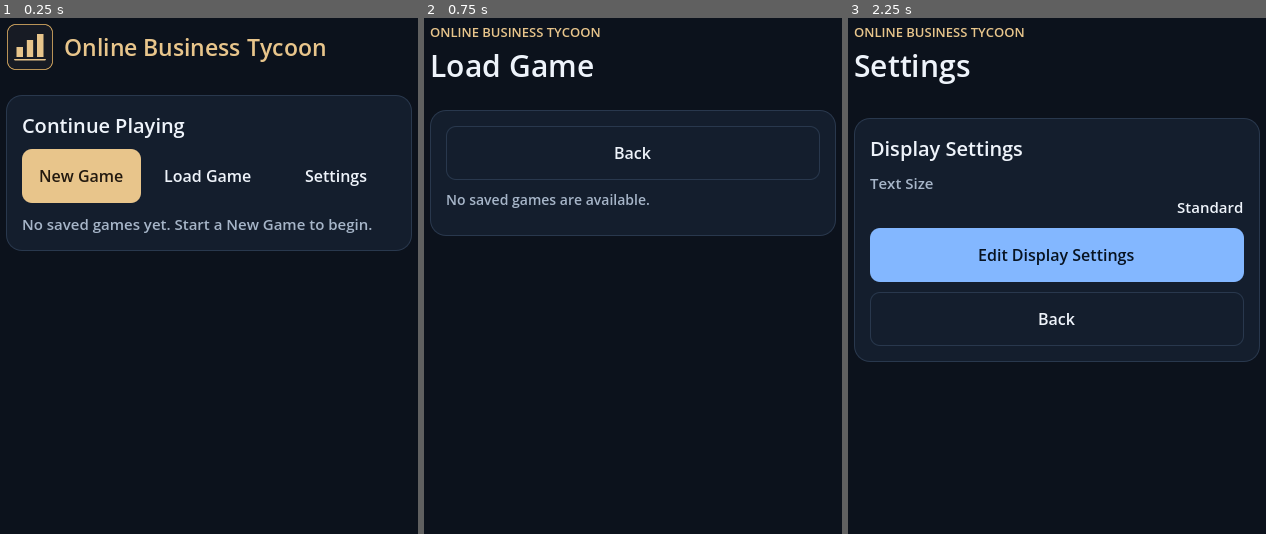
Above: before the commit, frames 1-3 (left to right).
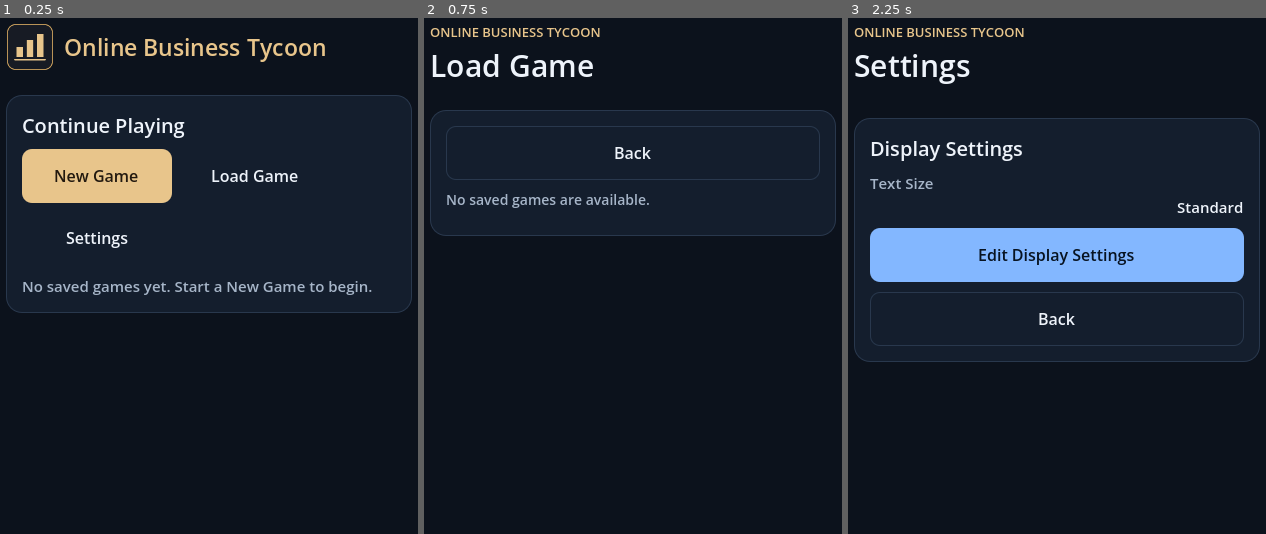
Above: after the commit, the same moments.

Repository: UphyRaop/online-business-tycoon
Game: Godot game, scene res://main.tscn
The game is run twice, just before and just after one commit, with the same random seed, the same clock (stepped at 60 frames per second) and the same inputs.
Inputs:
- Up to frame 1 (0.25 s): no input
- Up to frame 2 (0.75 s): click "Load Game" at 0.5 s
- Up to frame 3 (2.25 s): click "Back" at 1.25 s; click "Settings" at 2 s

The runs differ from the first frame. In frame 1, 3.9% of the frame differs, in the area x 1-99%, y 25-58%; in frame 2, nothing differs; in frame 3, nothing differs.

Commit message:
Keep menu actions compact on wide screens

Diff:
--- a/main.gd
+++ b/main.gd
@@ -805,11 +805,19 @@
 
 func company_selection() -> void:
 	var view := wide_card("")
-	var actions := row(view)
+	var actions := FlowContainer.new()
+	actions.name = "CompanySelectionActions"
+	actions.add_theme_constant_override("h_separation", 8)
+	actions.add_theme_constant_override("v_separation", 8)
+	view.add_child(actions)
 	var start_action := action(actions, "Start a New Company", func(): show_screen("Setup"), true)
 	start_action.name = "StartAnotherCompany"
+	start_action.size_flags_horizontal = Control.SIZE_SHRINK_CENTER
+	start_action.custom_minimum_size.x = 184
 	var back_action := action(actions, "Back to Title", func(): show_screen("Title"))
 	back_action.name = "BackToTitle"
+	back_action.size_flags_horizontal = Control.SIZE_SHRINK_CENTER
+	back_action.custom_minimum_size.x = 160
 	var owned: Array[Dictionary] = CEOProfile.owned_companies(ceo_profile)
 	if owned.is_empty():
 		view.add_child(label("You do not currently own a company.", 15, Style.MUTED))
--- a/menu_view.gd
+++ b/menu_view.gd
@@ -25,10 +25,15 @@
 
 static func title(app: Control) -> void:
 	var play: VBoxContainer = app.wide_card("Continue Playing")
-	var actions: HBoxContainer = app.row(play)
-	app.action(actions, "New Game", app.start_new_game, true)
-	app.action(actions, "Load Game", app.open_screen.bind("Load"))
-	app.action(actions, "Settings", app.open_screen.bind("Settings"))
+	var actions := FlowContainer.new()
+	actions.name = "MainMenuActions"
+	actions.add_theme_constant_override("h_separation", 8)
+	actions.add_theme_constant_override("v_separation", 8)
+	play.add_child(actions)
+	for item in [["New Game", app.start_new_game, true], ["Load Game", app.open_screen.bind("Load"), false], ["Settings", app.open_screen.bind("Settings"), false]]:
+		var button: Button = app.action(actions, item[0], item[1], item[2])
+		button.size_flags_horizontal = Control.SIZE_SHRINK_CENTER
+		button.custom_minimum_size.x = 150 if app.size.x < 600.0 else 172
 	var games := GameStore.list_games()
 	if games.is_empty():
 		play.add_child(app.label("No saved games yet. Start a New Game to begin.", 15, Style.MUTED))
